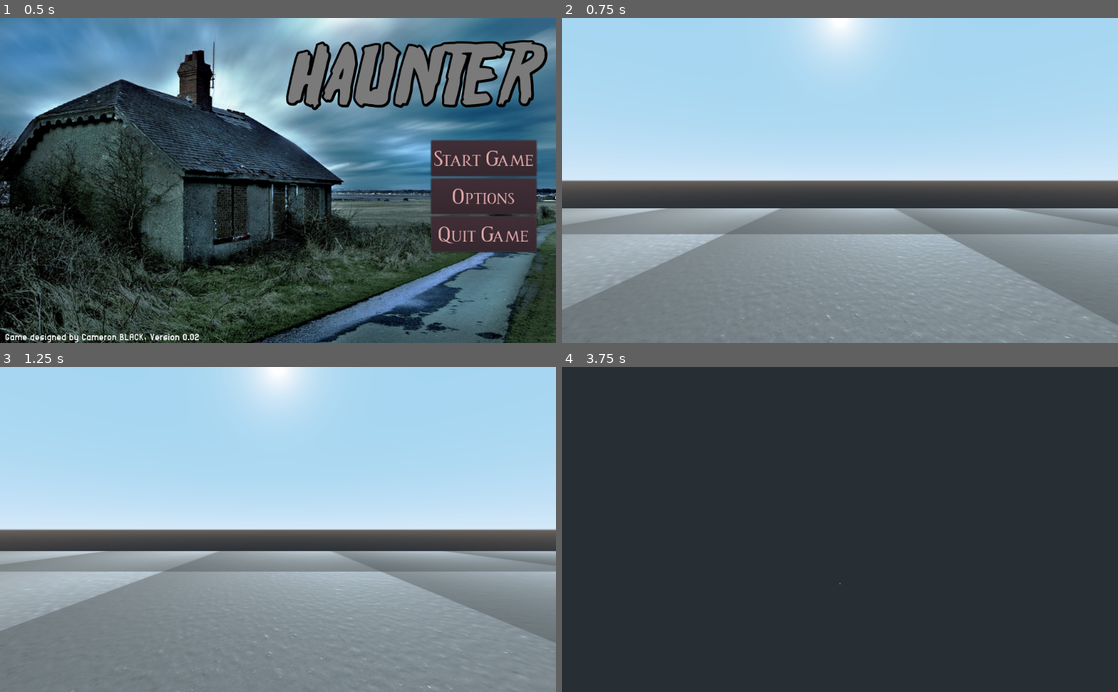
Above: before the commit, frames 1-4 (two rows, left to right).
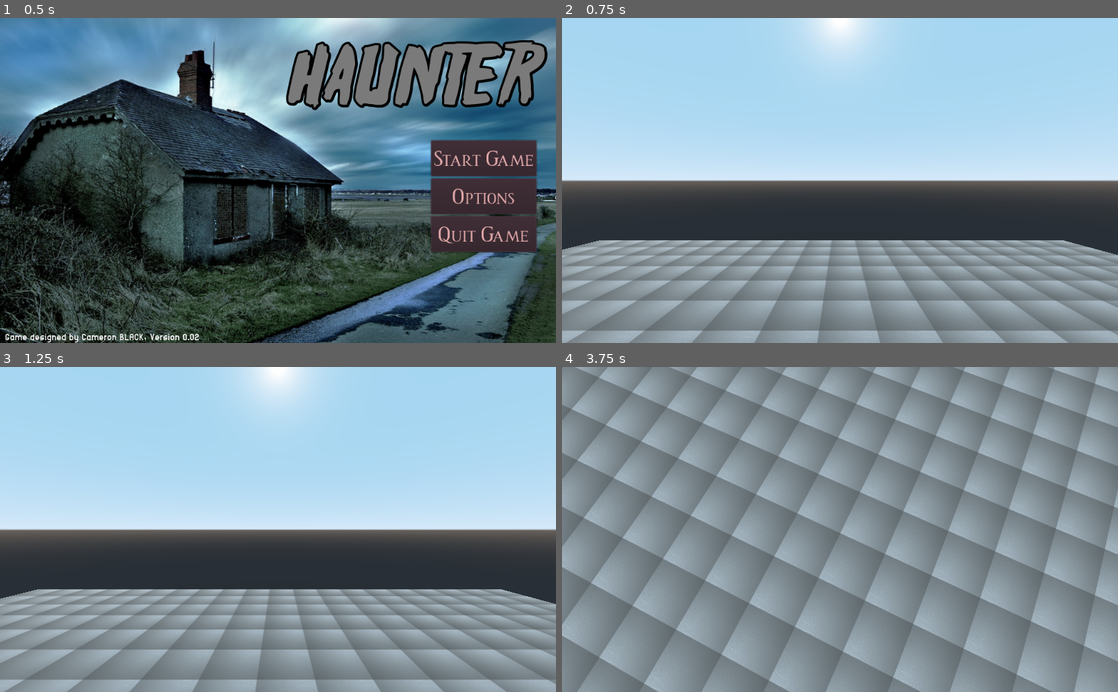
Above: after the commit, the same moments.

Repository: Camasamac/2022-Haunter
Game: Godot game, scene res://MainMenu/MainMenu.tscn
Two runs of this game, one before a commit and one after it. Both use one fixed random seed, a clock stepped at 60 frames per second and the inputs below.
Inputs (mouse positions are in pixels of both pictures, inside the frame that each line leads up to):
- Up to frame 1 (0.5 s): no input
- Up to frame 2 (0.75 s): click "Start Game" at 0.5 s
- Up to frame 3 (1.25 s): no input
- Up to frame 4 (3.75 s): move the mouse to (962, 513) at 1.27 s; hold D (player_right) 1.28-2.03 s; hold Space (jump) 1.28-2.03 s; move the mouse to (728, 545) at 2.02 s; hold S (player_backward) 2.03-2.78 s; tap Space (jump) at 2.1, 2.27, 2.57, 3.6 s; move the mouse to (895, 458) at 2.77 s; hold D (player_right) 2.78-3.53 s; hold Space (jump) 2.78-3.53 s; tap Enter at 3.5 s; move the mouse to (812, 594) at 3.52 s; hold W (player_forward) from 3.53 s (still down)

Frame 1 is identical in both runs. In frame 2, 20% of the frame differs, in the area x 0-100%, y 58-100%; in frame 3, 22%; in frame 4, 100%, in the area x 0-100%, y 0-100%.

Commit message:
Version 0.02.5 The floor works
the collision shape of the environment has been fixed and the player can move around to do stuff

i have also added the first .fbx file named 'man' and set it up appropriately.

Diff:
--- a/GameScene/GameScene.tscn
+++ b/GameScene/GameScene.tscn
@@ -1,14 +1,14 @@
 [gd_scene load_steps=6 format=2]
 
 [ext_resource path="res://Textures/drywall.jpg" type="Texture" id=1]
-[ext_resource path="res://Player.tscn" type="PackedScene" id=2]
+[ext_resource path="res://Player Stuff/Player.tscn" type="PackedScene" id=2]
 
 [sub_resource type="PlaneMesh" id=1]
 size = Vector2( 20, 20 )
 
 [sub_resource type="SpatialMaterial" id=3]
 albedo_texture = ExtResource( 1 )
-uv1_scale = Vector3( 5, 5, 1 )
+uv1_triplanar = true
 
 [sub_resource type="ConcavePolygonShape" id=2]
 data = PoolVector3Array( 1, 0, 1, -1, 0, 1, 1, 0, -1, -1, 0, 1, -1, 0, -1, 1, 0, -1 )
@@ -16,17 +16,22 @@
 [node name="Haunter" type="Spatial"]
 
 [node name="Floor" type="MeshInstance" parent="."]
+transform = Transform( 1, 0, 0, 0, 1, 0, 0, 0, 1, 0.0330696, -0.00526834, -0.0323153 )
 mesh = SubResource( 1 )
 material/0 = SubResource( 3 )
 
 [node name="StaticBody" type="StaticBody" parent="Floor"]
 
 [node name="CollisionShape" type="CollisionShape" parent="Floor/StaticBody"]
+transform = Transform( 10, 0, 0, 0, 1, 0, 0, 0, 10, -0.01, 0.031, 0.043 )
 shape = SubResource( 2 )
+__meta__ = {
+"_editor_description_": "You need to alter the top left x and botoom right z values in order to adjust the collision area of a floor."
+}
 
 [node name="DirectionalLight" type="DirectionalLight" parent="."]
-transform = Transform( 0.5, -0.612372, 0.612372, 0, 0.707107, 0.707107, -0.866025, -0.353553, 0.353553, 0, 0, 0 )
+transform = Transform( 0.5, -0.612372, 0.612373, 0, 0.707107, 0.707106, -0.866025, -0.353553, 0.353554, 0, 0, 0 )
 shadow_enabled = true
 
 [node name="Player" parent="." instance=ExtResource( 2 )]
-transform = Transform( 1, 0, 0, 0, 1, 0, 0, 0, 1, 0.39518, 0, -0.0390353 )
+transform = Transform( 1, 0, 0, 0, 1, 0, 0, 0, 1, 0.39518, 1.69734, -0.0390353 )
--- /dev/null
+++ b/Models/ManModel.tscn
@@ -0,0 +1,16 @@
+[gd_scene load_steps=3 format=2]
+
+[ext_resource path="res://Models/man.fbx" type="PackedScene" id=1]
+
+[sub_resource type="CapsuleShape" id=1]
+
+[node name="man" instance=ExtResource( 1 )]
+
+[node name="RootNode" parent="." index="0"]
+transform = Transform( 10, 0, 0, 0, 10, 0, 0, 0, 10, 0, 0, 0 )
+
+[node name="StaticBody" type="StaticBody" parent="RootNode/Group1" index="0"]
+
+[node name="CollisionShape" type="CollisionShape" parent="RootNode/Group1/StaticBody" index="0"]
+transform = Transform( 0.044, 1.50996e-08, 0, -6.64382e-09, 0.1, 0, 0, 0, 0.018, 0, 0.101087, 0 )
+shape = SubResource( 1 )
--- a/Player.tscn
+++ b/Player Stuff/Player.tscn
@@ -15,6 +15,6 @@
 shape = SubResource( 1 )
 
 [node name="Camera" type="Camera" parent="."]
-transform = Transform( 1, 0, 0, 0, 1, 0, 0, 0, 1, 0, 1, 0 )
+transform = Transform( 1, 0, 0, 0, 1, 0, 0, 0, 1, 0, 0.927507, 0.000175178 )
 environment = ExtResource( 1 )
 current = true
--- a/Scripts/Player.gd
+++ b/Scripts/Player.gd
@@ -1,9 +1,9 @@
 extends KinematicBody
 
 # Physics variables that will help for the player.
-var movementSpeed = 1.0 # How fast the player can move.
-var jumpStrength = 1.0 # How much force used to make player jump.
-var gravity = 1 # Gravity's strength.
+var movementSpeed = 4.0 # How fast the player can move.
+var jumpStrength = 7.0 # How much force used to make player jump.
+var gravity = 10 # Gravity's strength.
 
 # cam look
 var minCamVerticalAngle = -90.0		# Limit camera view to straight down.
@@ -12,7 +12,7 @@
 
 # vectors
 var playerVelocity : Vector3 = Vector3() 	# Players Velocity
-var mouseDelta : Vector2 = Vector2()			# How much the mouse has moved since last frame refresh.
+var mouseDelta : Vector2 = Vector2()		# How much the mouse has moved since last frame refresh.
 
 # player components
 onready var camera = get_node("Camera")		# "attach" the camera to access from script.
Binary file added: Models/man.fbx
Not shown, added: Models/man.fbx.import
Renamed: Player.gd -> Player Stuff/Player.gd
